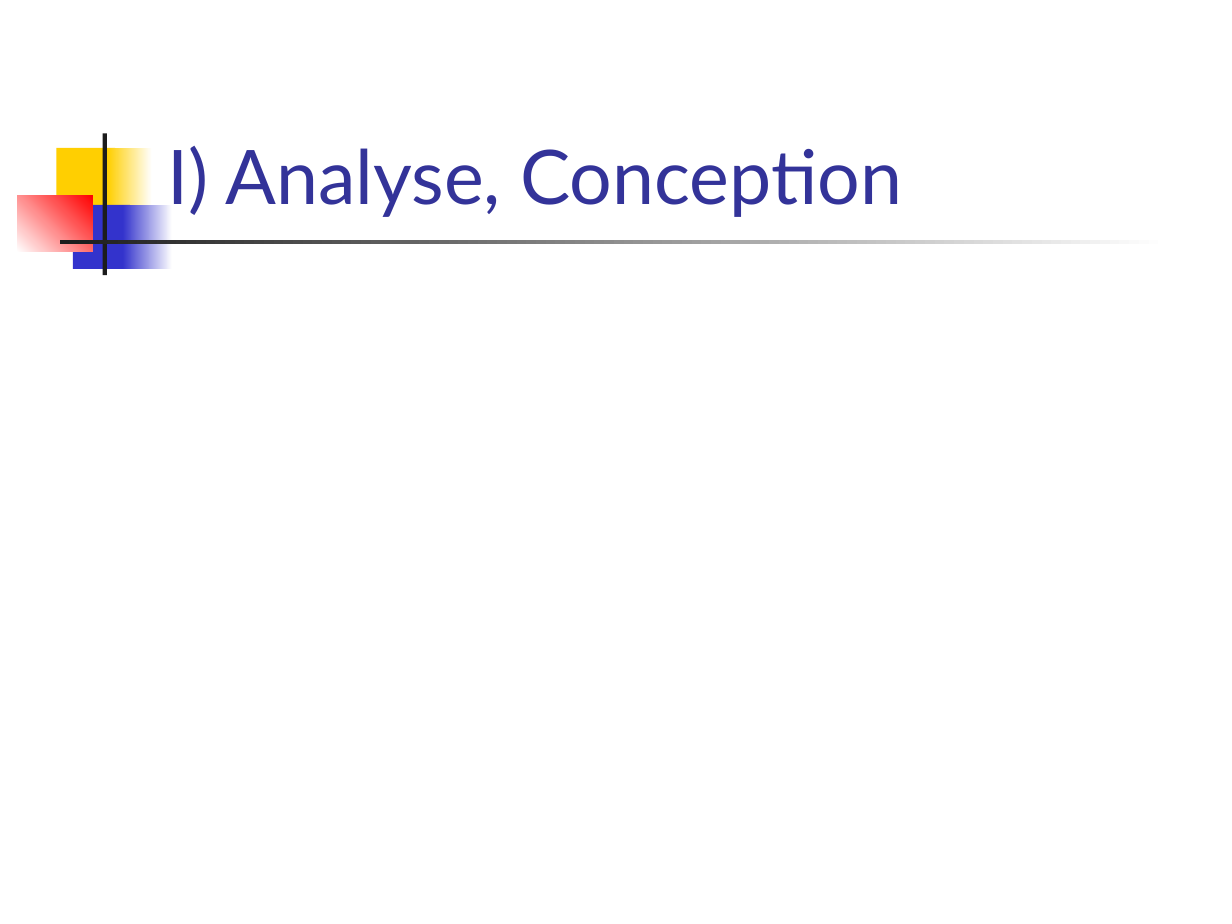
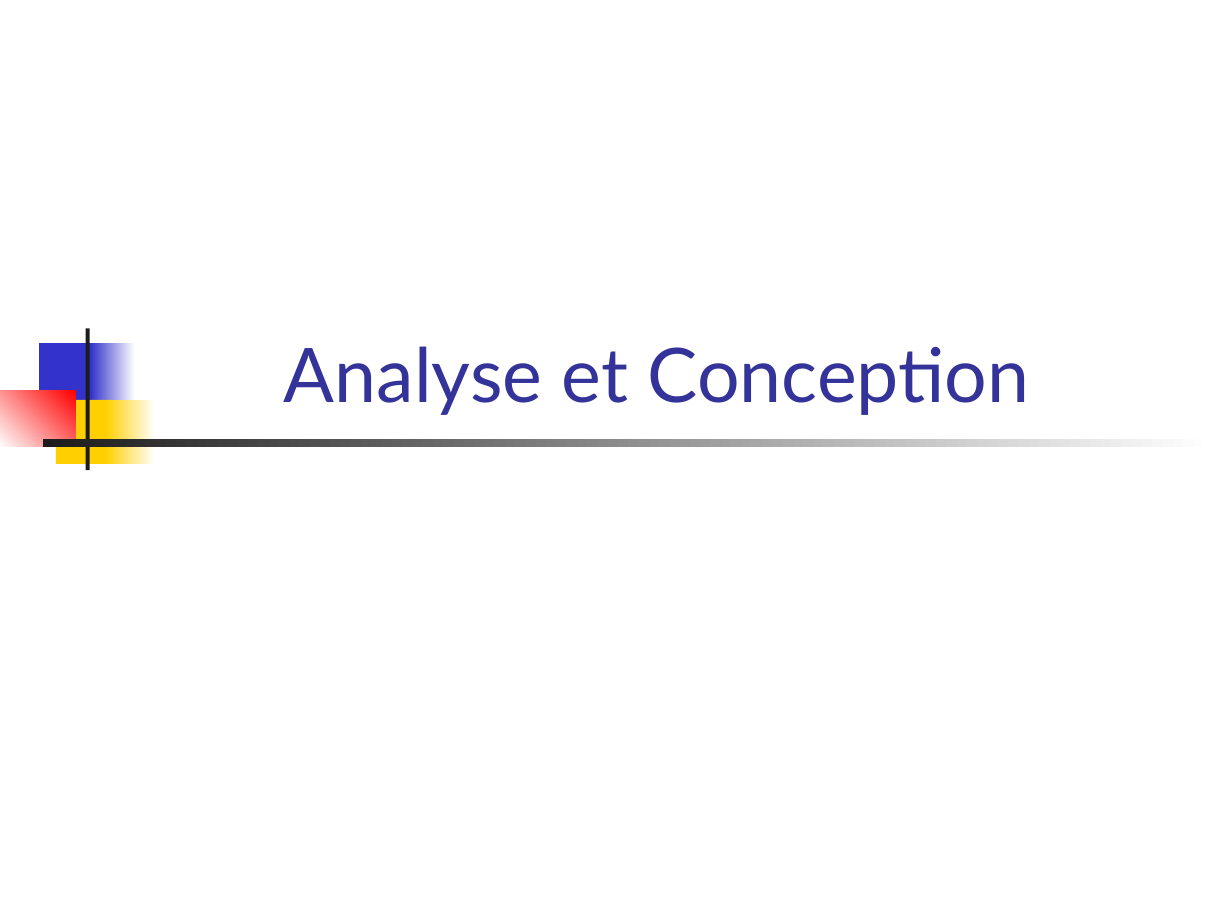
Before and after one commit to becharib/Calendar, a slide deck: slide 4 of Présentation/Soutenance projet.ppt. Drawn at 1232x924 pixels with LibreOffice and Linux fonts; fonts in the diff are those of the drawing. Boxes give left, top, right and bottom in pixels: in the first picture for what was removed or moved away, otherwise in the second. Text is boxed around its words. In the diff, an @@ line names an element or a change of style, - is before the commit and + after.

```diff
--- a/Présentation/Soutenance projet.ppt
+++ b/Présentation/Soutenance projet.ppt
@@ rectangle: place and size @@
-rectangle at bbox=[102, 133, 106, 275]
+rectangle at bbox=[85, 329, 89, 471]
@@ rectangle: place and size @@
-rectangle at bbox=[73, 205, 129, 269]
+rectangle at bbox=[39, 342, 99, 407]
@@ rectangle: place and size @@
-rectangle at bbox=[123, 205, 172, 269]
+rectangle at bbox=[91, 342, 136, 407]
@@ title at bbox=[284, 346, 1029, 415]: text changed @@
-I) Analyse, Conception
+Analyse et Conception
@@ rectangle: place and size @@
-rectangle at bbox=[17, 195, 92, 251]
+rectangle at bbox=[0, 391, 75, 447]
@@ rectangle: place and size @@
-rectangle at bbox=[57, 148, 116, 212]
+rectangle at bbox=[55, 400, 112, 464]
@@ rectangle: place and size @@
-rectangle at bbox=[108, 148, 153, 212]
+rectangle at bbox=[106, 400, 155, 464]
@@ rectangle: place and size @@
-rectangle at bbox=[59, 240, 1168, 244]
+rectangle at bbox=[43, 440, 1215, 447]
@@ rectangle at bbox=[43, 440, 1215, 447]: mirrored @@
```
Also in this commit, not shown: 13 other slides changed, 2 slides added, 2 slides removed.
